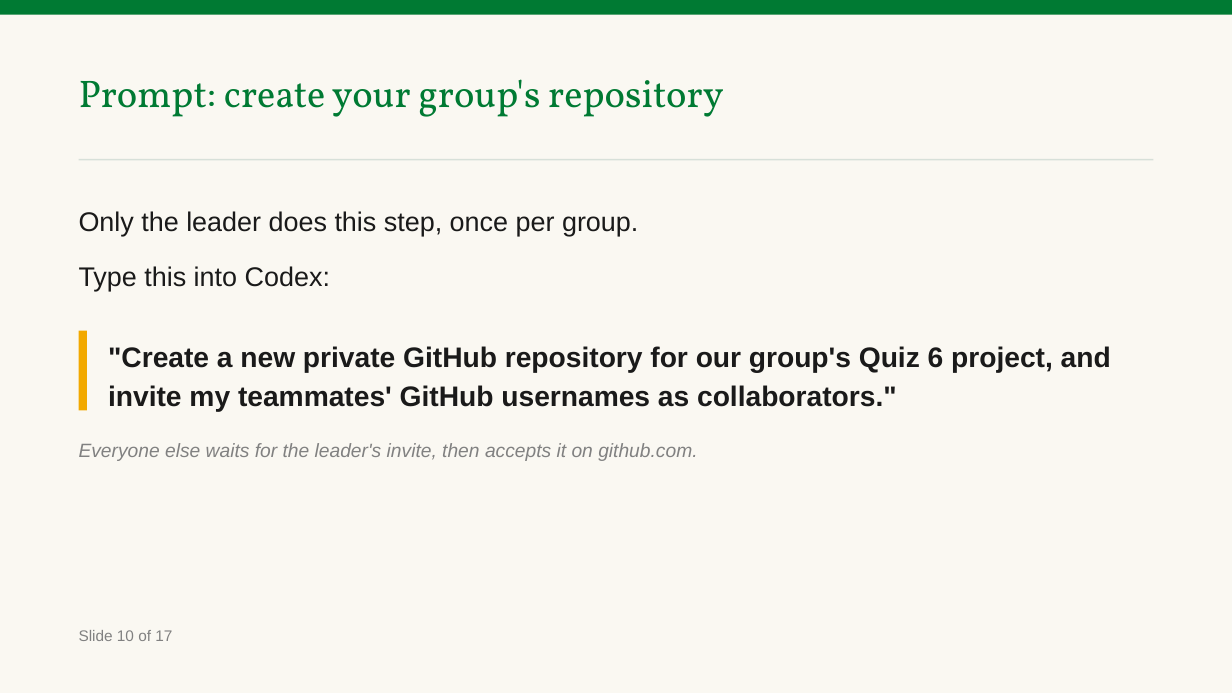
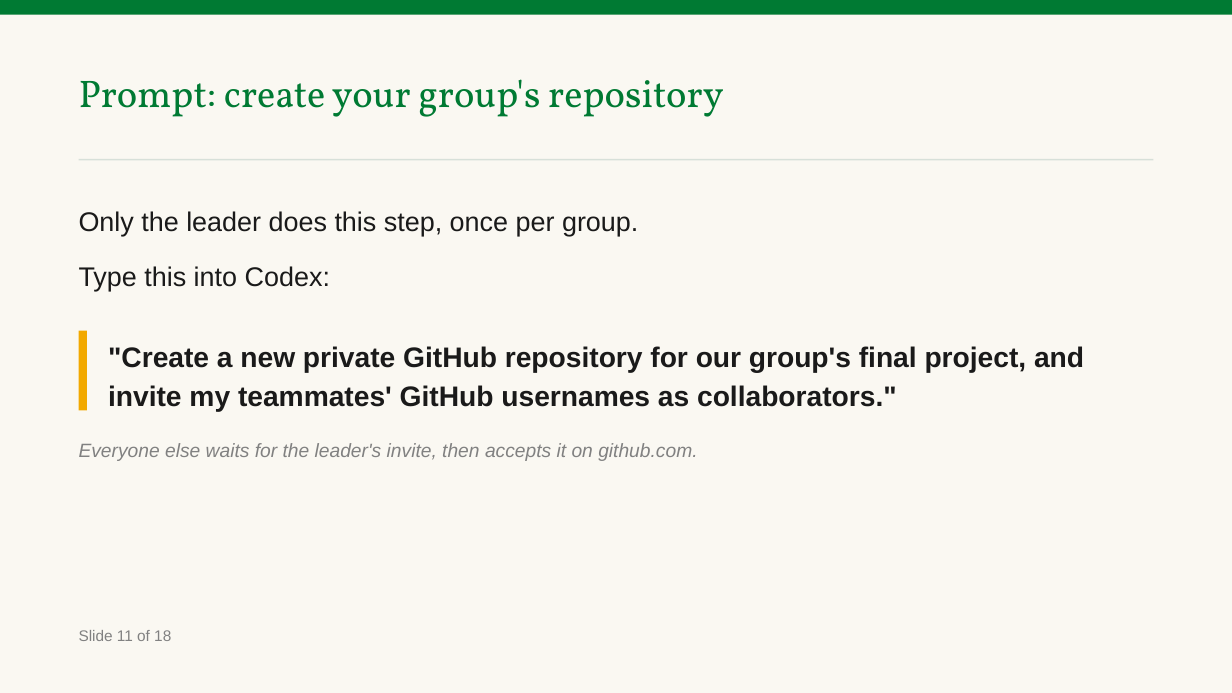
Before and after one commit to benjiesotelo-sudo/Telos_FIN1209, a slide deck: slide 12 of special-lecture/FIN1209-Special-Lecture-AI-Tools-Student-Edition.pptx (slide 11 before the commit). Drawn at 1232x693 pixels with LibreOffice and Linux fonts; fonts in the diff are those of the drawing. Boxes give left, top, right and bottom in pixels: in the first picture for what was removed or moved away, otherwise in the second. Text is boxed around its words. In the diff, an @@ line names an element or a change of style, - is before the commit and + after.

```diff
--- a/special-lecture/FIN1209-Special-Lecture-AI-Tools-Student-Edition.pptx
+++ b/special-lecture/FIN1209-Special-Lecture-AI-Tools-Student-Edition.pptx
@@ text at (108,346,1084,412): text changed @@
-"Create a new private GitHub repository for our group's Quiz 6 project, and invite my teammates' GitHub usernames as collaborators."
+"Create a new private GitHub repository for our group's final project, and invite my teammates' GitHub usernames as collaborators."
@@ text at (79,630,171,641): text changed @@
-Slide 10 of 17
+Slide 11 of 18
```
Also in this commit, not shown: 15 other slides changed, 2 slides added, 1 slide removed, 3 other files.
